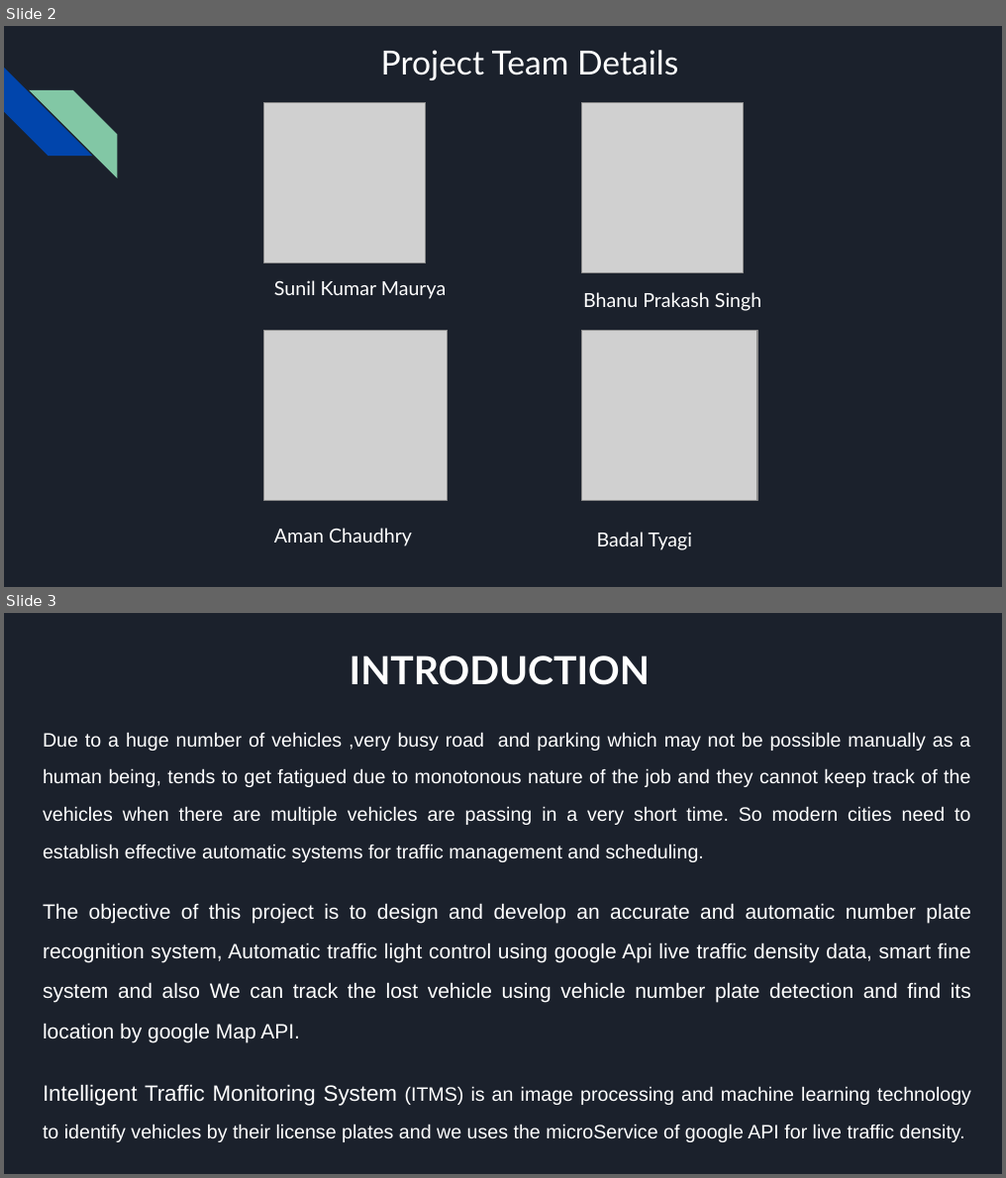
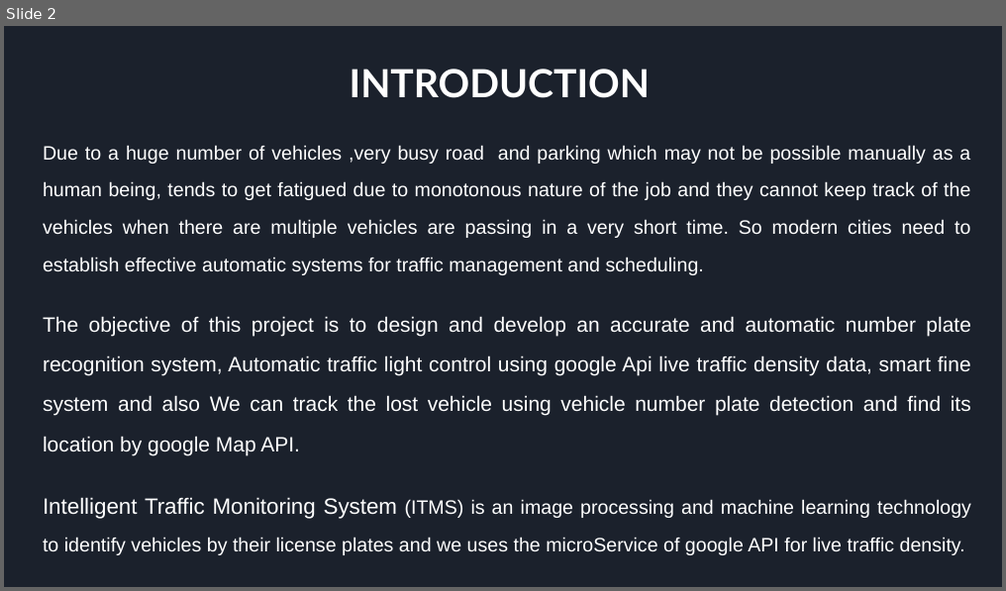
Before and after one commit to bjmanish/Intelligence-traffic-monitoring-system, a slide deck: Intelligence Traffic monitoing system.pptx. Shown one above the other, each under a label of ours: slides 2 and 3 before the commit, slide 2 after it. The pictures are 1006x1178 and 1006x591 pixels, drawn with LibreOffice and Linux fonts; fonts in the diff are those of the drawing; grey boxes stand for pictures. Boxes give left, top, right and bottom in pixels: in the first picture for what was removed or moved away, otherwise in the second. Text is boxed around its words. In the diff, an @@ line names an element or a change of style, - is before the commit and + after.

```diff
--- a/Intelligence Traffic monitoing system.pptx
+++ b/Intelligence Traffic monitoing system.pptx
@@ slide 2 removed at bbox=[4, 26, 1002, 587], background #1B212C @@
@@ title removed at bbox=[381, 50, 678, 80] @@
-Project Team Details
@@ diag stripe removed at bbox=[4, 68, 92, 156] @@
@@ diag stripe removed at bbox=[29, 90, 117, 177] @@
@@ picture removed at bbox=[264, 102, 425, 263] @@
@@ picture removed at bbox=[582, 102, 743, 273] @@
@@ text removed at bbox=[274, 280, 446, 299] @@
-Sunil Kumar Maurya
@@ text removed at bbox=[583, 292, 761, 311] @@
-Bhanu Prakash Singh
@@ picture removed at bbox=[264, 330, 448, 501] @@
@@ picture removed at bbox=[582, 330, 757, 501] @@
@@ text removed at bbox=[274, 528, 412, 547] @@
-Aman Chaudhry
@@ text removed at bbox=[597, 532, 693, 551] @@
-Badal Tyagi
@@ what was slide 3 is now slide 2 @@
```
Also in this commit, not shown: 5 slides changed, 1 slide added, 6 other files.
